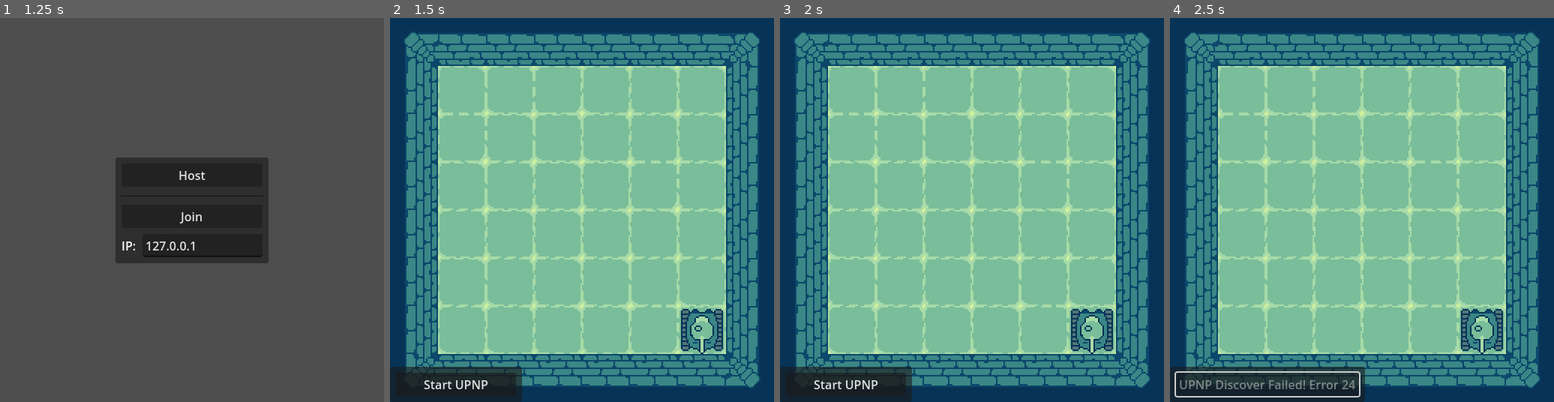
Above: before the commit, frames 1-4 (left to right).
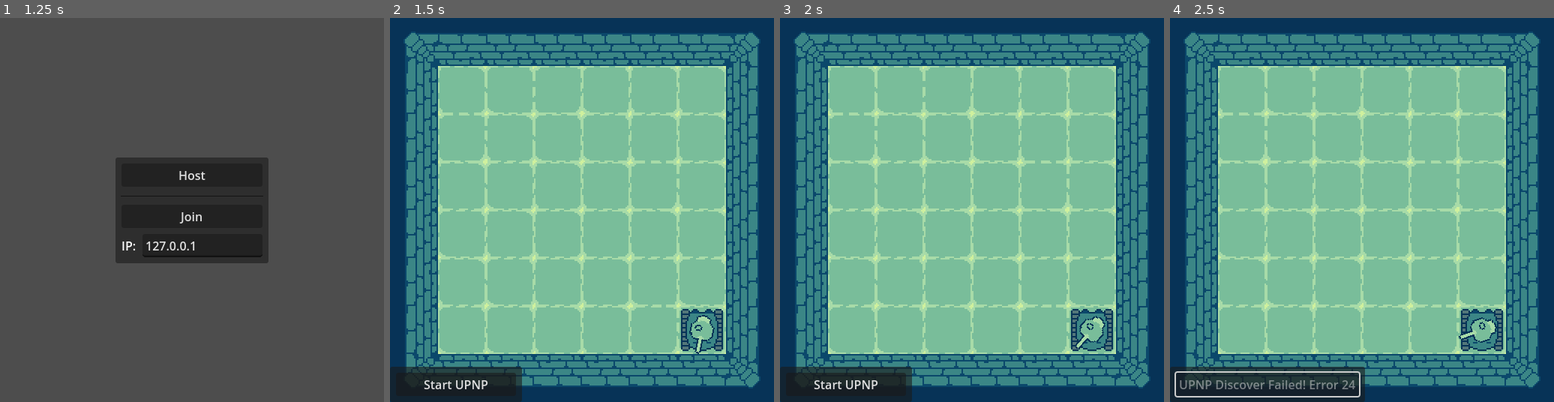
Above: after the commit, the same moments.

Repository: Mo-BiuS/SchroudWalker
Game: Godot game, scene res://Node/Root.tscn
Two runs of this game, one before a commit and one after it. Both use one fixed random seed, a clock stepped at 60 frames per second and the inputs below.
Inputs (mouse positions are in pixels of both pictures, inside the frame that each line leads up to):
- Up to frame 1 (1.25 s): tap Enter at 0.5 s; move the mouse to (276, 190) at 0.52 s; hold D (turnRight) from 0.53 s (still down)
- Up to frame 2 (1.5 s): release D (turnRight) at 1.25 s; click "Host" at 1.25 s
- Up to frame 3 (2 s): no input
- Up to frame 4 (2.5 s): click "Start UPNP" at 2 s

Frame 1 is identical in both runs. In frame 2, 0.1% of the frame differs, in the area x 77-85%, y 77-88%; in frame 3, 0.2%; in frame 4, 0.3%, in the area x 75-86%, y 77-88%.

Commit message:
Basic turret mvm

Diff:
--- a/Node/Player.gd
+++ b/Node/Player.gd
@@ -1,10 +1,11 @@
 class_name Player extends CharacterBody2D
 
+@onready var turret:Sprite2D = $TurretSprite
 @onready var tankAnim:AnimatedSprite2D = $TankSprite
 @export var id:int;
 
 const ROTATE_SPEED = 0.02
-const TURRET_SPEED = 0.04
+const TURRET_SPEED = PI/3
 const SPEED = 100
 
 var forward:bool
@@ -12,21 +13,41 @@
 var right:bool
 var left:bool;
 
+var mousePos:Vector2
+
 func _input(event):
 	if(multiplayer.get_unique_id() == id):
-		if(forward): forward = !event.is_action_released("goForward")
-		else : forward = event.is_action_pressed("goForward")
+		var change:bool = false
 
-		if(backward): backward = !event.is_action_released("goBackward")
-		else : backward = event.is_action_pressed("goBackward")
+		if(forward):
+			forward = !event.is_action_released("goForward")
+			change = true
+		else :
+			forward = event.is_action_pressed("goForward")
+			change = true
 
-		if(right): right = !event.is_action_released("turnRight")
-		else : right = event.is_action_pressed("turnRight")
+		if(backward):
+			backward = !event.is_action_released("goBackward")
+			change = true
+		else :
+			backward = event.is_action_pressed("goBackward")
+			change = true
 
-		if(left): left = !event.is_action_released("turnLeft")
-		else : left = event.is_action_pressed("turnLeft")
+		if(right):
+			right = !event.is_action_released("turnRight")
+			change = true
+		else :
+			right = event.is_action_pressed("turnRight")
+			change = true
 
-		if(id != 1):rpc_id(1,"syncMvm",forward,backward,right,left)
+		if(left):
+			left = !event.is_action_released("turnLeft")
+			change = true
+		else :
+			left = event.is_action_pressed("turnLeft")
+			change = true
+
+		if(id != 1 && change):rpc_id(1,"syncMvm",forward,backward,right,left)
 
 @rpc("call_remote","any_peer")
 func syncMvm(d0,d1,d2,d3):
@@ -35,7 +56,14 @@
 	self.right = d2
 	self.left = d3
 
+@rpc("call_remote","any_peer")
+func syncMousePos(mp):
+	self.mousePos = mp
+
 func _process(delta):
+	if(multiplayer.get_unique_id() == id):
+		mousePos = get_local_mouse_position()
+		if(id != 1):rpc_id(1,"syncMousePos",mousePos)
 	if(multiplayer.get_unique_id() == 1):
 		if(right):rotate(ROTATE_SPEED)
 		if(left):rotate(-ROTATE_SPEED)
@@ -46,4 +74,11 @@
 		if(right or left or forward or backward):tankAnim.play()
 		else:tankAnim.stop()
 
+		var angleObjective = (atan2((mousePos.y),(mousePos.x)))-PI/2;
+		var playerAngle = deg_to_rad(turret.rotation_degrees)
+		var diff = angle_difference(playerAngle,angleObjective)
+		if(abs(diff) > 0.1):
+			playerAngle+=sign(diff)*TURRET_SPEED*delta
+		turret.rotation_degrees = rad_to_deg(playerAngle)
+
 		move_and_slide()
--- a/Node/Player.tscn
+++ b/Node/Player.tscn
@@ -44,10 +44,13 @@
 properties/1/replication_mode = 1
 properties/2/path = NodePath(".:id")
 properties/2/spawn = true
-properties/2/replication_mode = 1
+properties/2/replication_mode = 2
 properties/3/path = NodePath("TankSprite:frame")
 properties/3/spawn = true
-properties/3/replication_mode = 1
+properties/3/replication_mode = 2
+properties/4/path = NodePath("TurretSprite:rotation")
+properties/4/spawn = true
+properties/4/replication_mode = 1
 
 [node name="Player" type="CharacterBody2D"]
 texture_filter = 1
